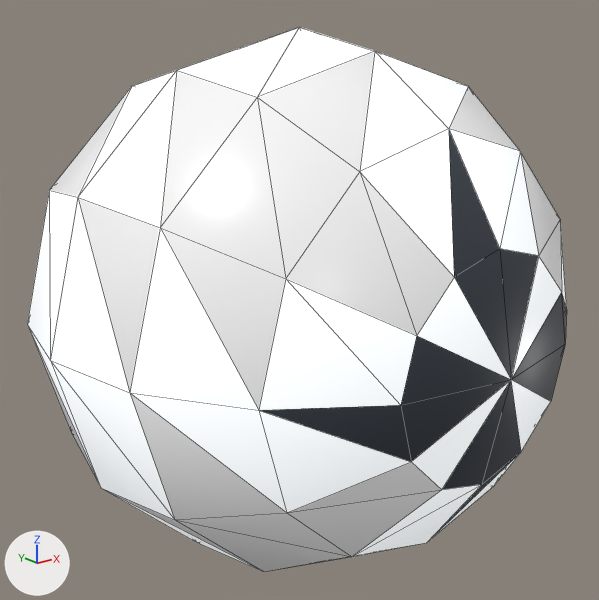
Two versions of the Blender file source/athlete-marker/sphere-v1/sphere-v1.blend, one commit apart.
Both versions are drawn from a 50 mm lens placed at (-0.1717, -0.2147, 0.0861), pointed at (0.0, 0.0, 0.0002). The lights are fixed; the arrows at lower left show +X, +Y and +Z. The first picture is the older version. Mesh edges are drawn as thin lines.

Objects in the first picture: 'athlete-marker/sphere-v1'.
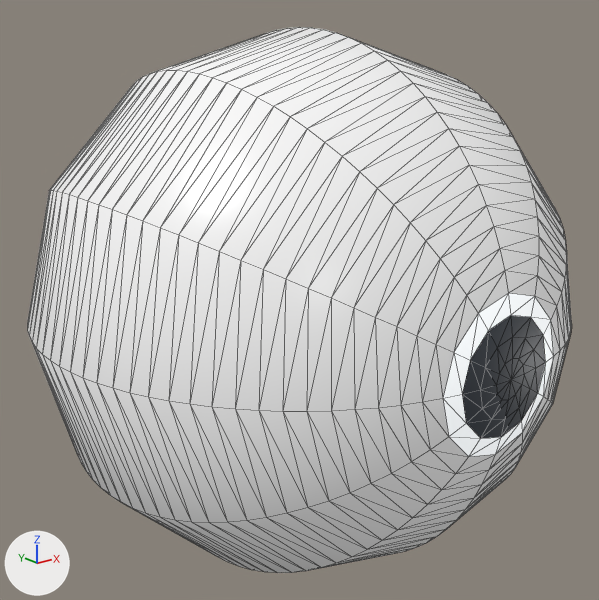
Boxes [x1, y1, x2, y2] around the edits, measured in the pictures (599 x 600 px):
'athlete-marker/sphere-v1', reshaped
    before: [27, 27, 567, 572]
    after: [27, 27, 572, 573]
part 1 of me_athlete_marker_sphere_v1_mesh, added
    after: [27, 27, 572, 573]

The edits, one by one:
me_athlete_marker_sphere_v1_mesh is used by ob_athlete_marker_sphere_v1; location (0.0, 0.0, 0.0).
me_athlete_marker_sphere_v1_mesh had 86 vertices, 168 faces and spanned x -0.09..0.09, y -0.09..0.09, z -0.09..0.09.
me_athlete_marker_sphere_v1_mesh now has 566 vertices, 1128 faces and spans x -0.09..0.09, y -0.09..0.09, z -0.09..0.09.
me_athlete_marker_sphere_v1_mesh part 1: 480 vertices added at x -0.09..0.09, y -0.09..0.09, z -0.09..0.09.
